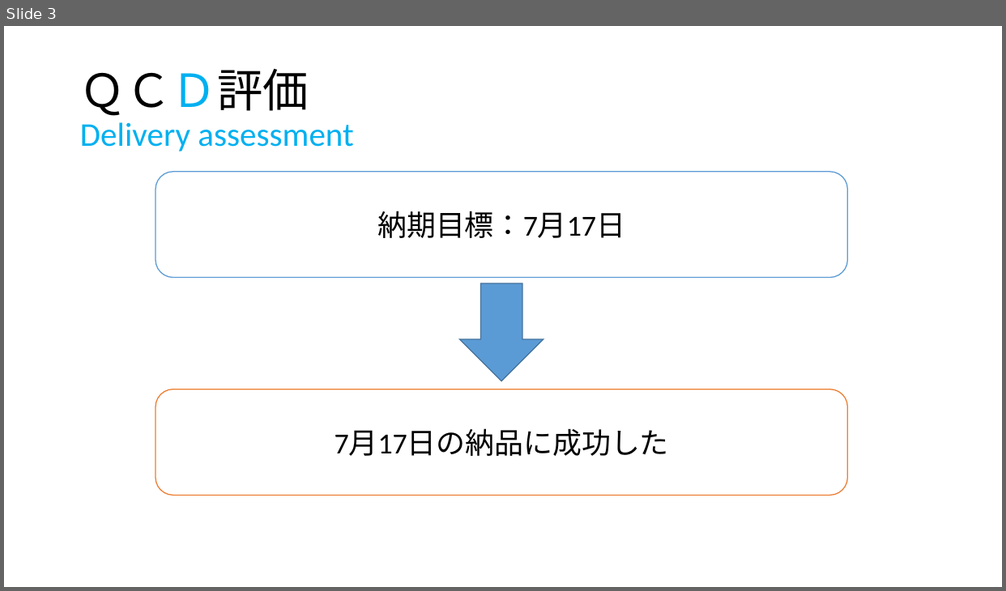
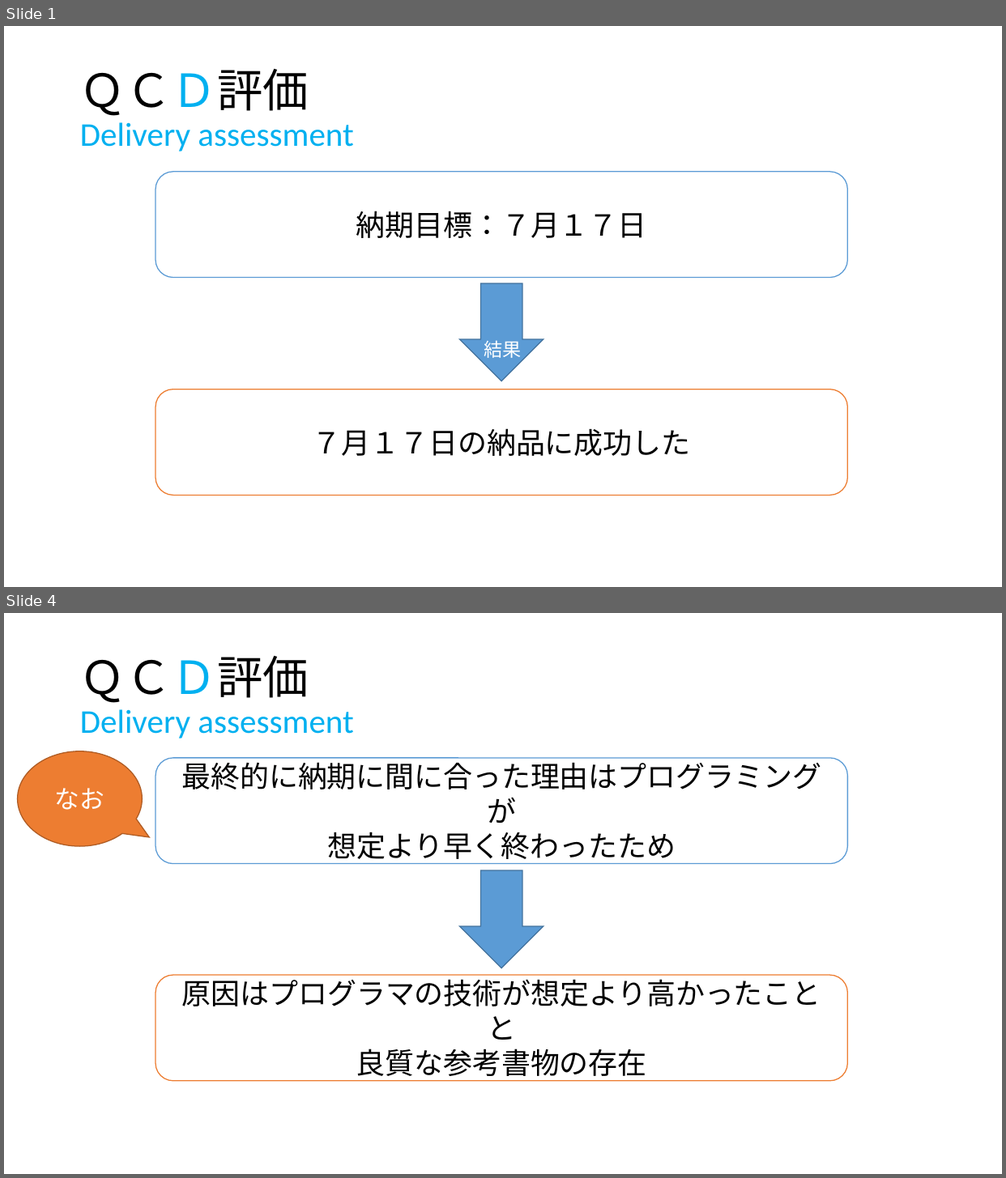
Before and after one commit to IzumiYuuta/PMyabukikenC, a slide deck: 最終発表/最終発表（納期）.pptx. Shown one above the other, each under a label of ours: slide 3 before the commit, slides 1 and 4 after it; the slides between them are not shown. The pictures are 1006x591 and 1006x1178 pixels, drawn with LibreOffice and Linux fonts; fonts in the diff are those of the drawing. Boxes give left, top, right and bottom in pixels: in the first picture for what was removed or moved away, otherwise in the second. Text is boxed around its words. In the diff, an @@ line names an element or a change of style, - is before the commit and + after.

```diff
--- a/最終発表/最終発表（納期）.pptx
+++ b/最終発表/最終発表（納期）.pptx
@@ slide 4 added at bbox=[4, 613, 1002, 1174], background #FFFFFF @@
@@ title added at bbox=[80, 656, 353, 739], 32 pt, text #00B0F0 @@
+ＱＣＤ評価
+Delivery assessment
@@ speech bubble added at bbox=[18, 752, 142, 846], fill #ED7D31, outline #AF5C24 1 pt, 24 pt, text #FFFFFF @@
+なお
@@ rounded rectangle added at bbox=[156, 758, 849, 864], fill #FFFFFF, outline #5B9BD5 1 pt, 28 pt, text #000000 @@
+最終的に納期に間に合った理由はプログラミングが
+想定より早く終わったため
@@ down arrow added at bbox=[460, 871, 543, 969], fill #5B9BD5, outline #43739E 1 pt @@
@@ rounded rectangle added at bbox=[155, 975, 848, 1081], fill #FFFFFF, outline #ED7D31 1 pt, 28 pt, text #000000 @@
+原因はプログラマの技術が想定より高かったことと
+良質な参考書物の存在
@@ what was slide 3 is now slide 1 @@
@@ slide 1 changed as well @@
@@ text in rounded rectangle at bbox=[356, 211, 647, 238]: text changed @@
-納期目標：7月17日
+納期目標：７月１７日
@@ text added at bbox=[484, 340, 521, 358], 18 pt, text #FFFFFF @@
+結果
@@ text in rounded rectangle at bbox=[313, 429, 691, 456]: text changed @@
-7月17日の納品に成功した
+７月１７日の納品に成功した
```
Also in this commit, not shown: 2 other slides changed, 1 other slide added, 2 slides removed, 2 other files.
